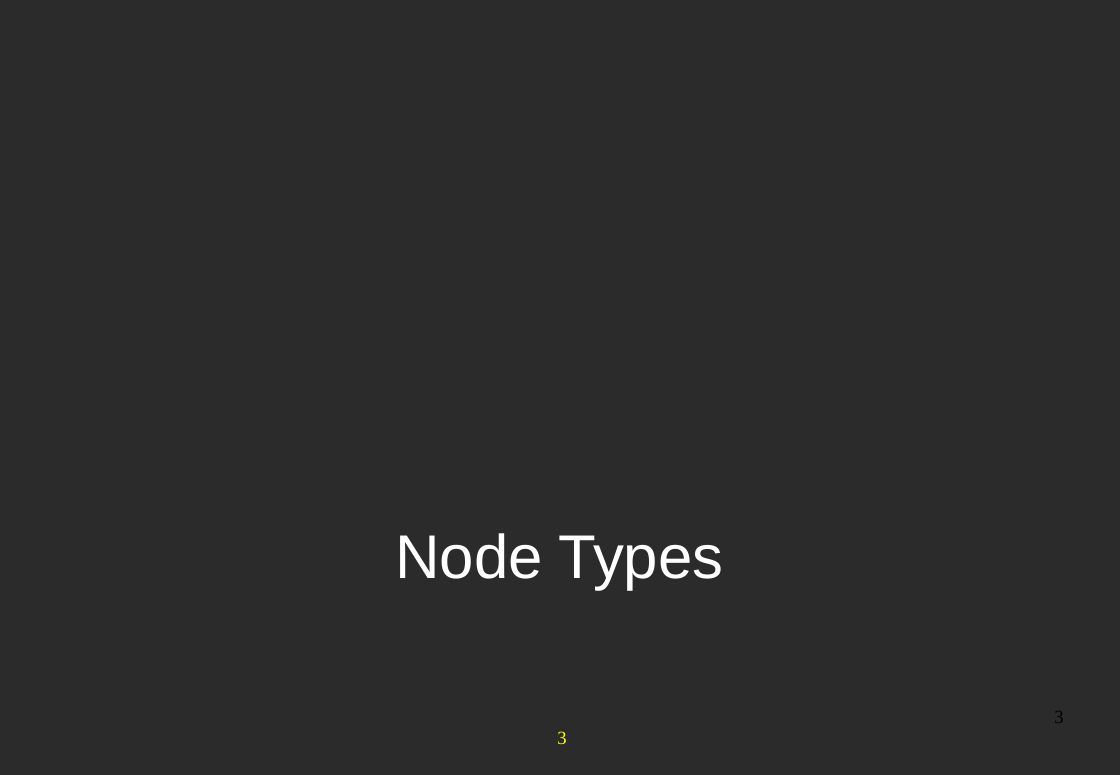
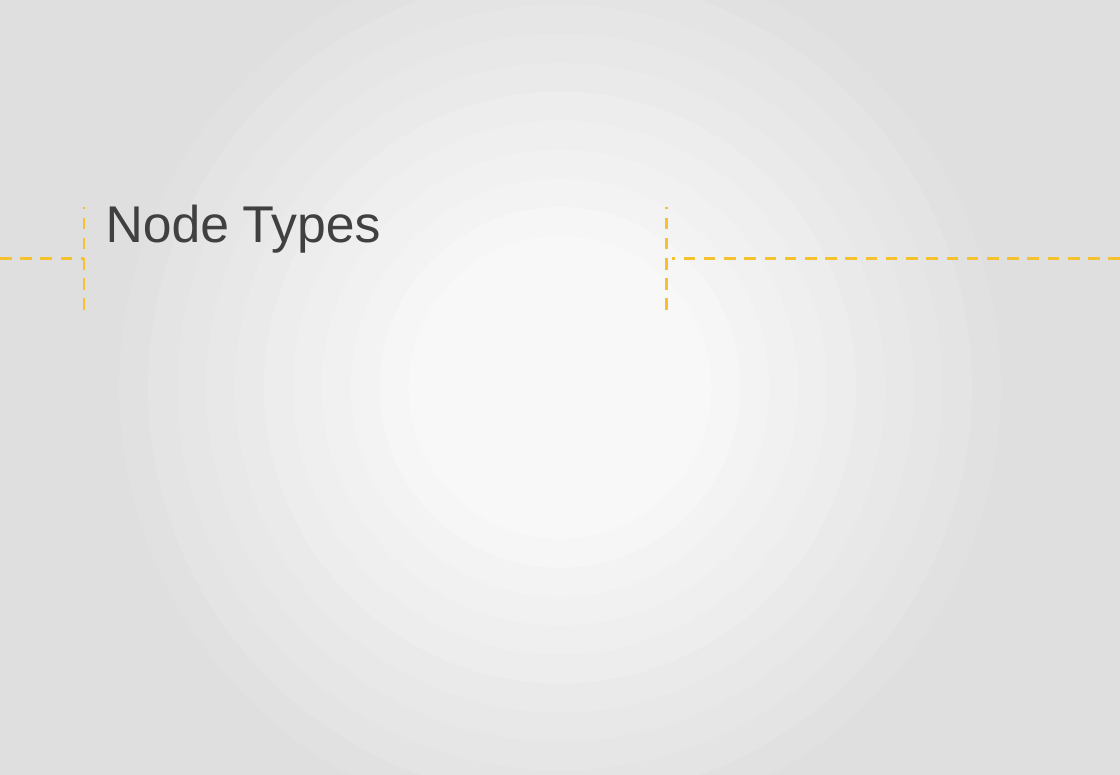
Before and after one commit to anhvurz90/training, a slide deck: slide 3 of plf3_5/eXoFundamentals/080-Content-Advanced/080-Content-Advanced-en.pptx. Drawn at 1120x775 pixels with LibreOffice and Linux fonts; fonts in the diff are those of the drawing; background and template pictures are left out; a plain dark background stands for a picture behind light text. Boxes give left, top, right and bottom in pixels: in the first picture for what was removed or moved away, otherwise in the second. Text is boxed around its words. In the diff, an @@ line names an element or a change of style, - is before the commit and + after.

Commit message:
eXo Fundamentals slides in new Company style

```diff
--- a/plf3_5/eXoFundamentals/080-Content-Advanced/080-Content-Advanced-en.pptx
+++ b/plf3_5/eXoFundamentals/080-Content-Advanced/080-Content-Advanced-en.pptx
@@ background picture (left out) to gradient #F8F8F8 to #DFDFDF @@
@@ line added from (84, 310) to (84, 207), #F7C12E 2 pt dashed @@
@@ text "Node Types": place and size @@
-text "Node Types" at box(395, 533, 724, 590)
+text "Node Types" at box(106, 204, 380, 253)
@@ text "Node Types" at box(106, 204, 380, 253): size 43 to 36 pt, text colour #FFFFFF to #404040; alignment centre to left; indent changed; line spacing 0.96 to 1; vertical alignment middle to bottom @@
@@ line added from (667, 310) to (667, 207), #F7C12E 2 pt dashed @@
@@ line added from (0, 259) to (84, 259), #F7C12E 2 pt dashed @@
@@ line added from (1120, 259) to (672, 259), #F7C12E 2 pt dashed @@
@@ page number removed at box(1054, 712, 1063, 722) @@
-3
@@ page number removed at box(557, 731, 566, 744) @@
-3
```
Also in this commit, not shown: 25 other slides changed, 2 slides added, 2 slides removed, 1 other file.
